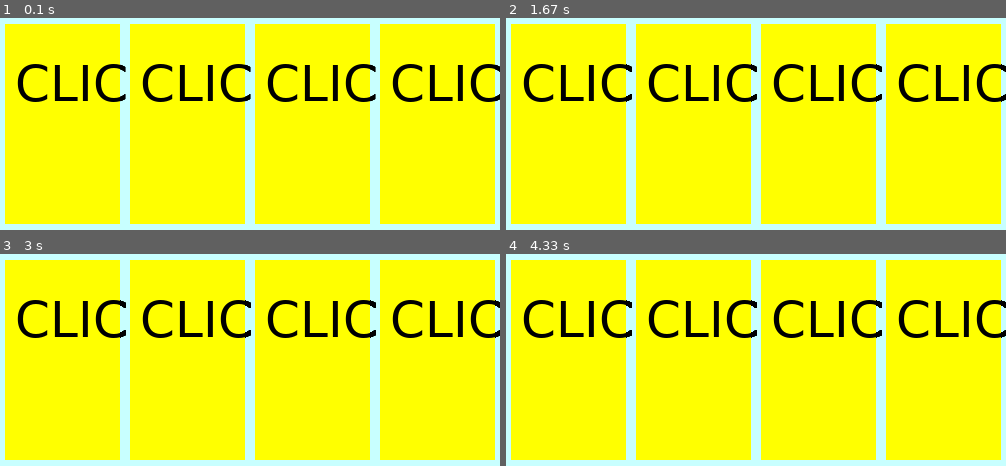
Above: before the commit, frames 1-4 (two rows, left to right).
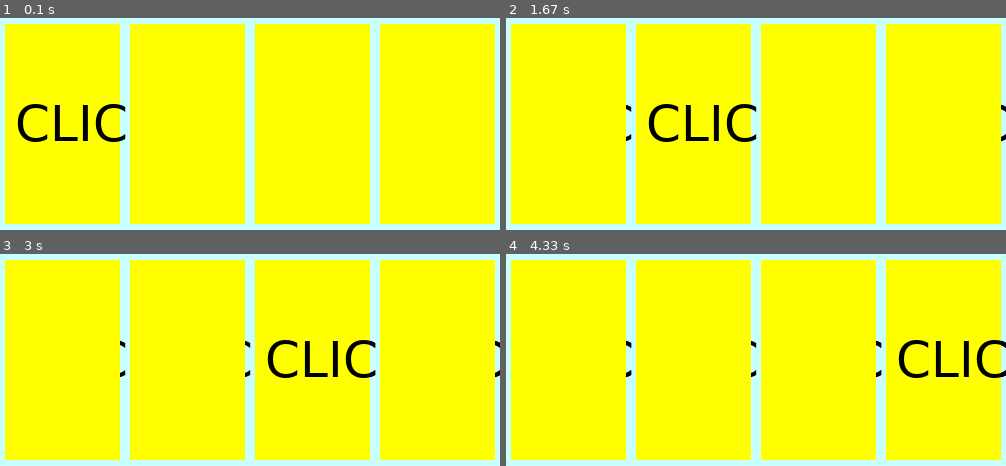
Above: after the commit, the same moments.

Repository: BraindeadDogge/PyGameFastClicker
Game: pygame game, started from main.py
The game is run twice, just before and just after one commit, with the same random seed, the same clock (stepped at 60 frames per second) and the same inputs.
Inputs:
- Up to frame 1 (0.1 s): no input
- Up to frame 2 (1.67 s): no input
- Up to frame 3 (3 s): no input
- Up to frame 4 (4.33 s): no input

The runs differ from the first frame. In frame 1, 5.9% of the frame differs, in the area x 3-100%, y 21-59%; in frame 2, 6.0%; in frame 3, 6.1%; in frame 4, 6.1%.

Commit message:
Update main.py

Diff:
--- a/main.py
+++ b/main.py
@@ -1,4 +1,5 @@
 import pygame
+from random import randint
 
 class Area():
     def __init__(self, x = 0, y = 0, width = 10, height = 10, color=None):
@@ -42,8 +43,18 @@
 for i in range(4):
     cards[i].set_text()
 
+wait = 0
 while True:
-    for card in cards:
-        card.draw(10,30)
+    if wait == 0:
+        wait = 20
+        click = randint(1, len(cards))
+        for i in range(len(cards)):
+            if (i+1) == click:
+                cards[i].draw(10,70)
+            else:
+                cards[i].fill()
+    else:
+        wait -= 1
+
     pygame.display.update()
     clock.tick(40)
